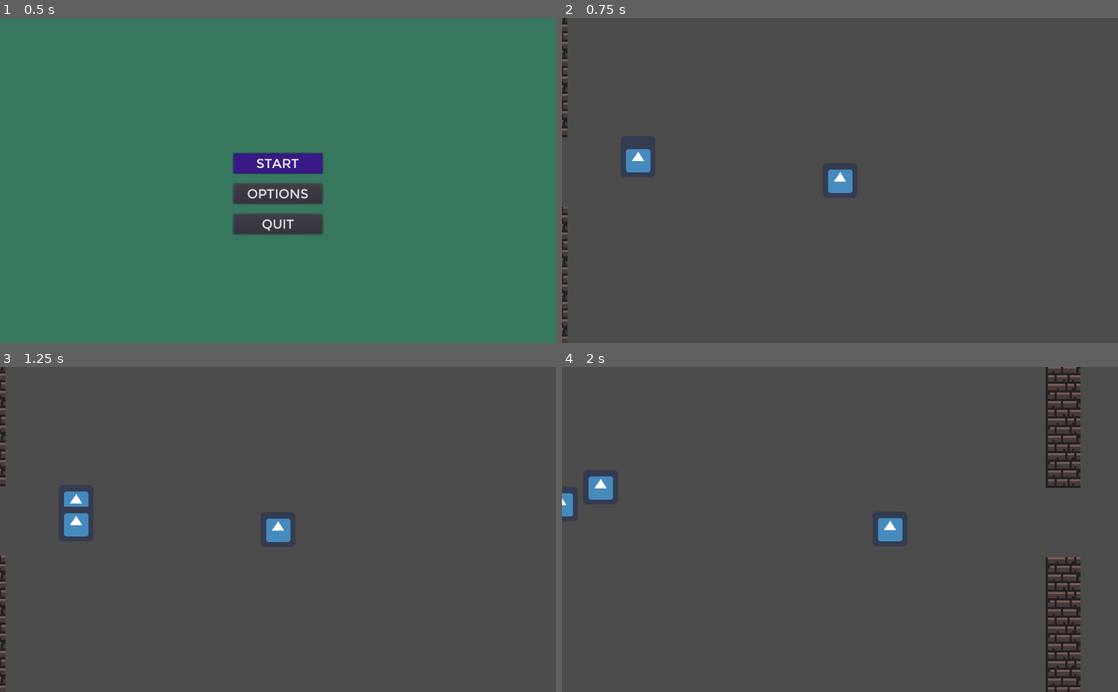
Above: before the commit, frames 1-4 (two rows, left to right).
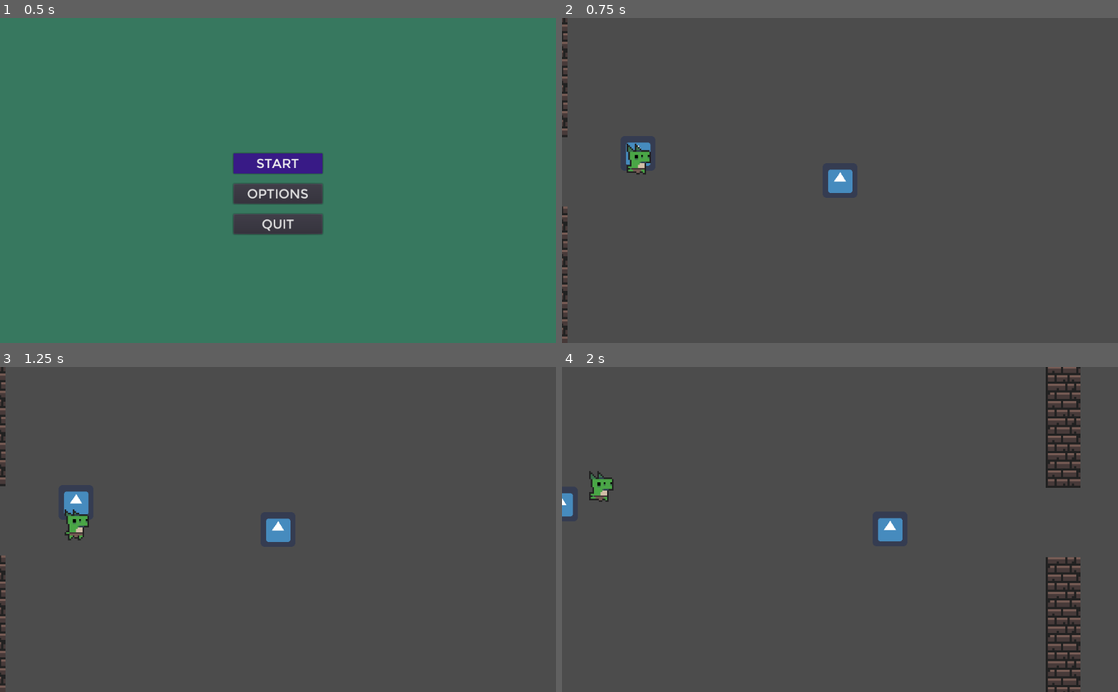
Above: after the commit, the same moments.

Repository: Collins-Simon/ChairKnight
Game: Godot game, scene res://Scenes/Menu/MenuSystem.tscn
The game is run twice, just before and just after one commit, with the same random seed, the same clock (stepped at 60 frames per second) and the same inputs. The engine's default icon, where the game draws it, is replaced by a stand-in: a white triangle on a blue panel in a dark square.
Inputs (mouse positions are in pixels of both pictures, inside the frame that each line leads up to):
- Up to frame 1 (0.5 s): no input
- Up to frame 2 (0.75 s): click "START" at 0.5 s
- Up to frame 3 (1.25 s): no input
- Up to frame 4 (2 s): tap Enter at 1.25 s; move the mouse to (639, 503) at 1.27 s; hold Right (ui_right) from 1.28 s (still down); tap R at 1.35 s; click (639, 503) at 1.42 s; tap Space at 1.52 s

Frame 1 is identical in both runs. In frame 2, 0.4% of the frame differs, in the area x 11-16%, y 38-49%; in frame 3, 0.4%, in the area x 11-16%, y 42-54%; in frame 4, 0.4%.

Commit message:
Added enemy animations

Diff:
--- a/Chair Knight/Scenes/Characters/Enemy.gd
+++ b/Chair Knight/Scenes/Characters/Enemy.gd
@@ -1,9 +1,24 @@
 extends GrappleTarget
 class_name Enemy
 
+var previous_pos: Vector2 = Vector2.ZERO
+
+onready var sprite = $AnimatedSprite
 
 func _on_Hurtbox_body_entered(body):
 	if body is Player:
 		#print(body.prev_velocity.length())
 		if body.prev_velocity.length() > 1000:
 			queue_free()
+func _physics_process(delta):
+
+	#print("x: %s" % get_position().x)
+	#print("y: %s" % get_position().y)
+
+	var current_velocity = get_position()- previous_pos
+	previous_pos = get_position()
+	print(current_velocity)
+	if(current_velocity.x < 0):
+		sprite.flip_h = true
+	else:
+		sprite.flip_h = false
--- a/Chair Knight/Scenes/Characters/Enemy.tscn
+++ b/Chair Knight/Scenes/Characters/Enemy.tscn
@@ -1,8 +1,9 @@
-[gd_scene load_steps=6 format=2]
+[gd_scene load_steps=11 format=2]
 
 [ext_resource path="res://Assets/Images/icon.png" type="Texture" id=1]
 [ext_resource path="res://Scenes/Characters/Enemy.gd" type="Script" id=2]
 [ext_resource path="res://Scenes/Equipment/GrappleArea.tscn" type="PackedScene" id=3]
+[ext_resource path="res://Assets/Tiles/0x72_DungeonTilesetII_v1.4.png" type="Texture" id=4]
 
 [sub_resource type="CircleShape2D" id=1]
 radius = 30.0
@@ -10,11 +11,32 @@
 [sub_resource type="CircleShape2D" id=2]
 radius = 40.0
 
+[sub_resource type="AtlasTexture" id=4]
+atlas = ExtResource( 4 )
+region = Rect2( 128, 224, 16, 32 )
+
+[sub_resource type="AtlasTexture" id=5]
+atlas = ExtResource( 4 )
+region = Rect2( 224, 224, 16, 32 )
+
+[sub_resource type="AtlasTexture" id=6]
+atlas = ExtResource( 4 )
+region = Rect2( 240, 224, 16, 32 )
+
+[sub_resource type="SpriteFrames" id=3]
+animations = [ {
+"frames": [ SubResource( 4 ), SubResource( 5 ), SubResource( 6 ) ],
+"loop": true,
+"name": "Moving",
+"speed": 5.0
+} ]
+
 [node name="Enemy" type="RigidBody2D"]
 mode = 2
 script = ExtResource( 2 )
 
 [node name="Sprite" type="Sprite" parent="."]
+visible = false
 texture = ExtResource( 1 )
 
 [node name="CollisionShape2D" type="CollisionShape2D" parent="."]
@@ -27,5 +49,13 @@
 
 [node name="GrappleArea" parent="." instance=ExtResource( 3 )]
 
+[node name="AnimatedSprite" type="AnimatedSprite" parent="."]
+position = Vector2( 0, -18 )
+scale = Vector2( 3, 3 )
+frames = SubResource( 3 )
+animation = "Moving"
+frame = 1
+playing = true
+
 [connection signal="body_entered" from="Hurtbox" to="." method="_on_Hurtbox_body_entered"]
 [connection signal="input_event" from="GrappleArea" to="." method="_on_GrappleArea_input_event"]
--- a/Chair Knight/Scenes/Game.gd
+++ b/Chair Knight/Scenes/Game.gd
@@ -21,6 +21,8 @@
 	var enemy: Enemy = enemy_scene.instance()
 	enemy.connect("clicked", self, "_on_GrappleTarget_clicked")
 	entities.add_child(enemy)
+
+
 
 
 func _on_GrappleTarget_clicked(left_click: bool, target: GrappleTarget):
